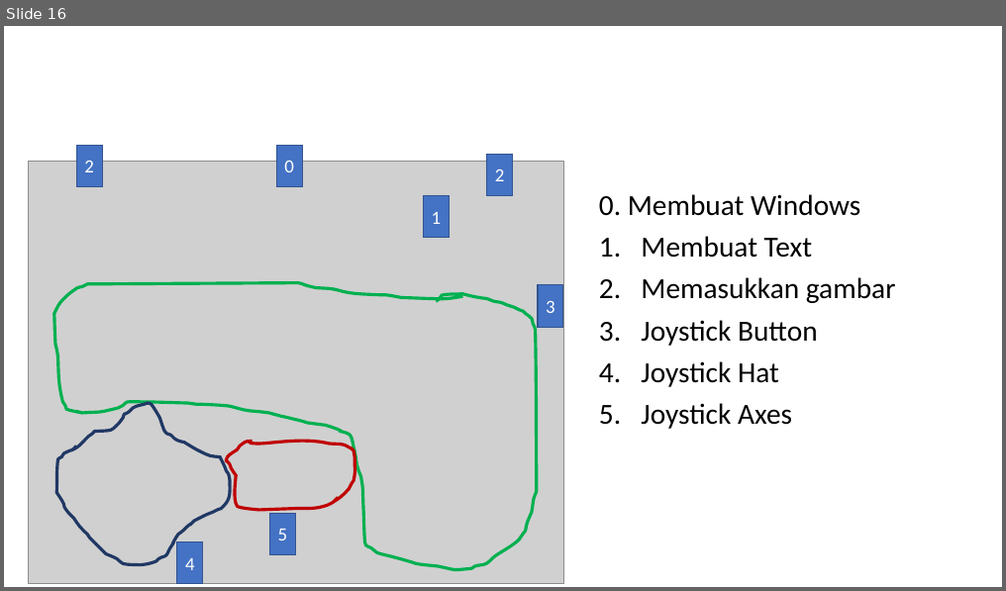
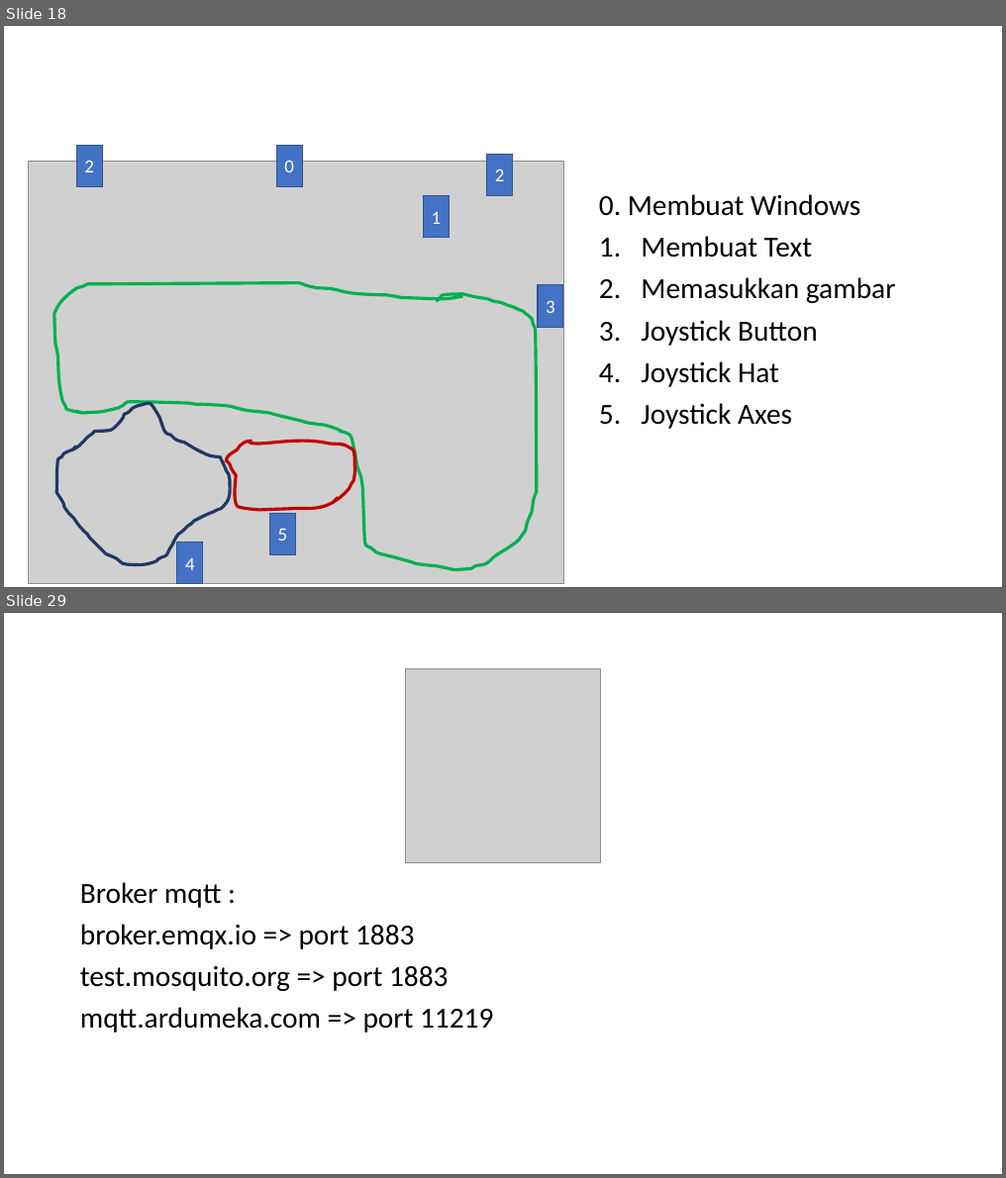
Before and after one commit to muhammadhusni777/Ardumeka-Pygame, a slide deck: Presentasi.pptx. Shown one above the other, each under a label of ours: slide 16 before the commit, slides 18 and 29 after it; the slides between them are not shown. The pictures are 1006x591 and 1006x1178 pixels, drawn with LibreOffice and Linux fonts; fonts in the diff are those of the drawing; grey boxes stand for pictures. Boxes give left, top, right and bottom in pixels: in the first picture for what was removed or moved away, otherwise in the second. Text is boxed around its words. In the diff, an @@ line names an element or a change of style, - is before the commit and + after.

```diff
--- a/Presentasi.pptx
+++ b/Presentasi.pptx
@@ slide 29 added at <box>4,613,1002,1174</box>, background #FFFFFF @@
@@ picture added at <box>406,668,601,863</box> @@
@@ text added at <box>80,882,493,1033</box>, 28 pt, text #000000 @@
+Broker mqtt :
+broker.emqx.io => port 1883
+test.mosquito.org => port 1883
+mqtt.ardumeka.com => port 11219
@@ what was slide 16 is now slide 18 @@
```
Also in this commit, not shown: 7 slides changed, 12 other slides added, 1 slide removed, 6 other files.
